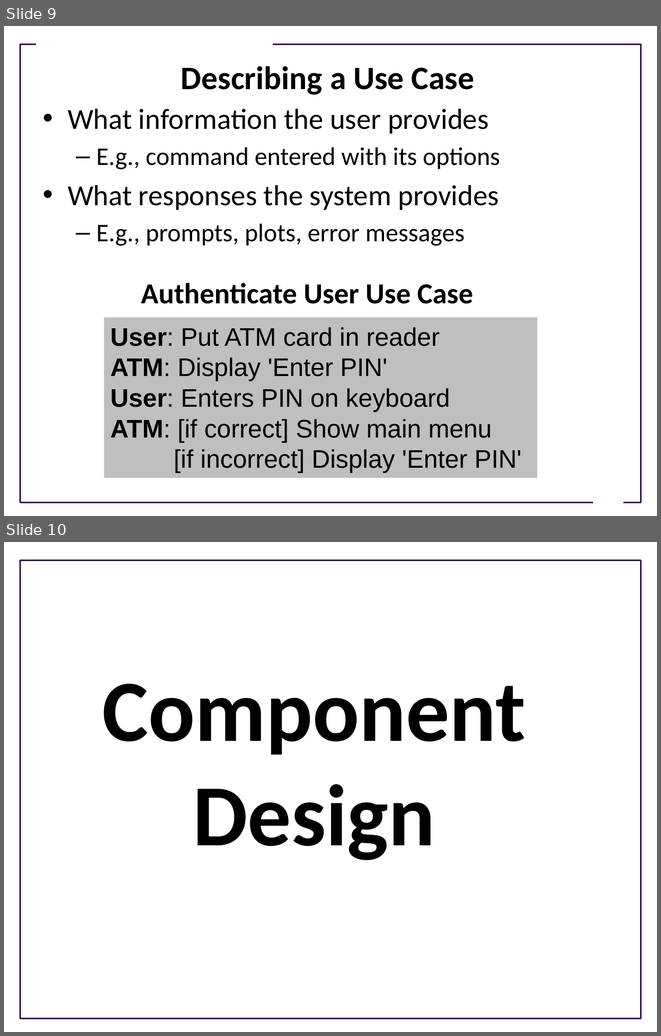
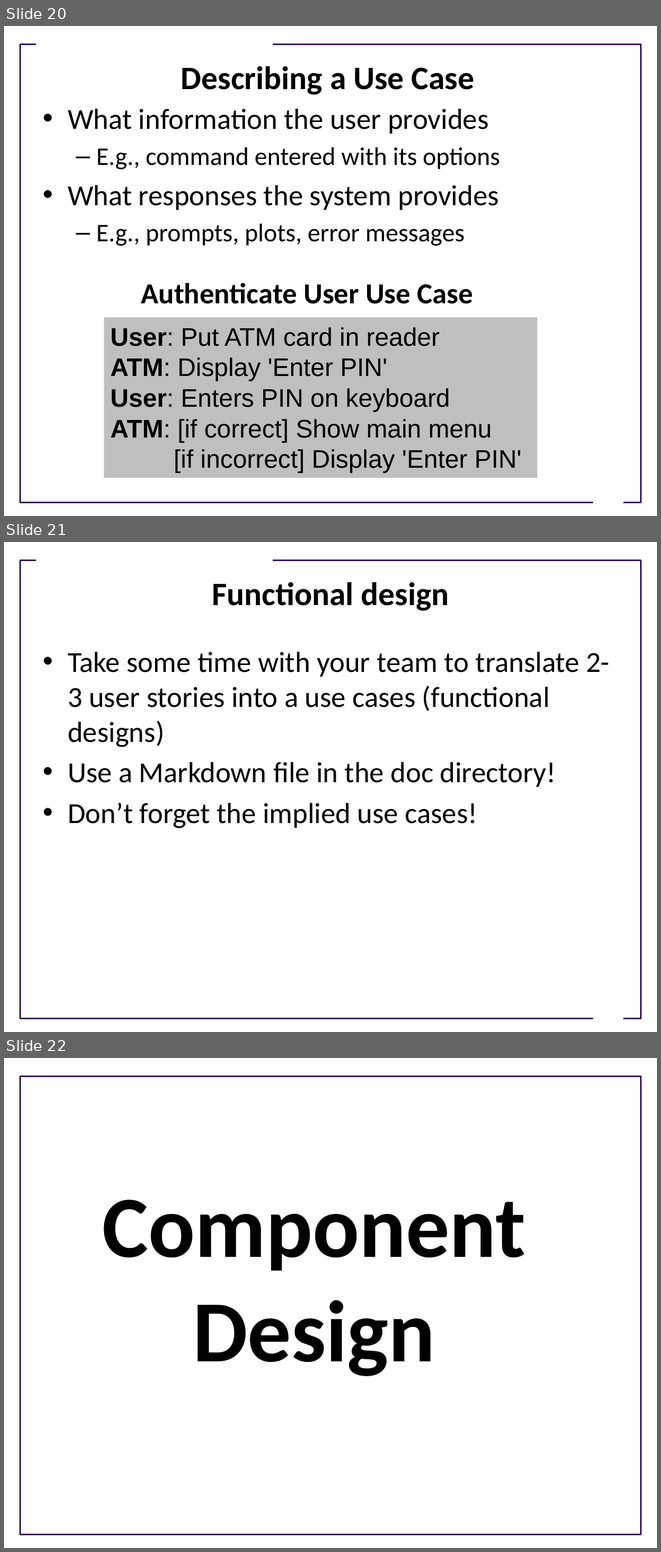
Before and after one commit to UWDIRECT/UWDIRECT.github.io, a slide deck: Wi21_content/SEDS/L10.Software_Design.pptx. Shown one above the other, each under a label of ours: slides 9 and 10 before the commit, slides 20, 21 and 22 after it. The pictures are 661x1036 and 661x1552 pixels, drawn with LibreOffice and Linux fonts; fonts in the diff are those of the drawing; background and template pictures are left out. Boxes give left, top, right and bottom in pixels: in the first picture for what was removed or moved away, otherwise in the second. Text is boxed around its words. In the diff, an @@ line names an element or a change of style, - is before the commit and + after.

Commit message:
added more about user stories

```diff
--- a/Wi21_content/SEDS/L10.Software_Design.pptx
+++ b/Wi21_content/SEDS/L10.Software_Design.pptx
@@ slide 21 added at [4, 542, 657, 1032], background #FFFFFF; not listed: 3 template elements that a slide beside it also shows @@
@@ title added at [212, 582, 449, 611], 36 pt, text #000000, bold @@
+Functional design
@@ text added at [68, 652, 610, 828], 32 pt, text #000000 @@
+• Take some time with your team to translate 2-3 user stories into a use cases (functional designs)
+• Use a Markdown file in the doc directory!
+• Don’t forget the implied use cases!
@@ what was slide 9 is now slide 20 @@
@@ what was slide 10 is now slide 22 @@
```
Also in this commit, not shown: 6 slides changed, 15 other slides added, 1 slide removed.
